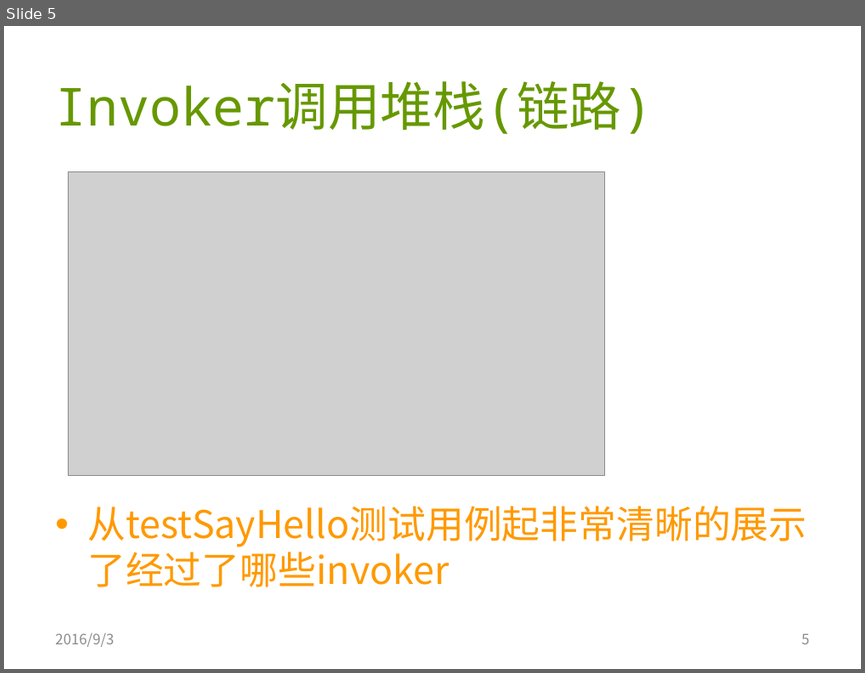
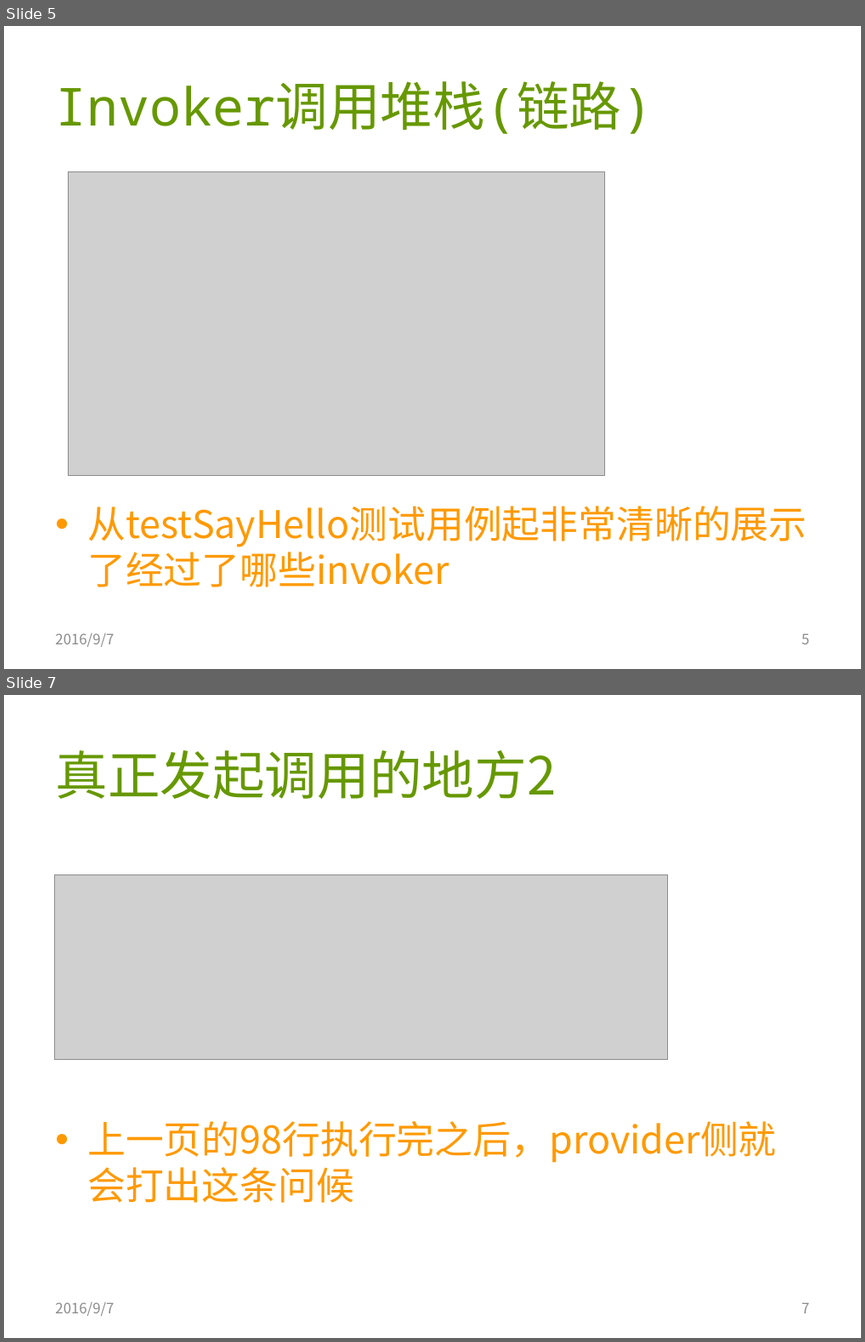
Before and after one commit to AmarRocks/demo, a slide deck: 04.dubbo_demo/document/dubbo源码分析2-refreence bean发起调用.pptx. Shown one above the other, each under a label of ours: slide 5 before the commit, slides 5 and 7 after it; the slides between them are not shown. The pictures are 865x673 and 865x1342 pixels, drawn with LibreOffice and Linux fonts; fonts in the diff are those of the drawing; grey boxes stand for pictures. Boxes give left, top, right and bottom in pixels: in the first picture for what was removed or moved away, otherwise in the second. Text is boxed around its words. In the diff, an @@ line names an element or a change of style, - is before the commit and + after.

Commit message:
dubbo 有返回指定的方法调用过程剖析

```diff
--- a/04.dubbo_demo/document/dubbo源码分析2-refreence bean发起调用.pptx
+++ b/04.dubbo_demo/document/dubbo源码分析2-refreence bean发起调用.pptx
@@ slide 7 added at <box>4,695,861,1338</box>, background #FFFFFF @@
@@ title added at <box>55,750,556,800</box>, 44 pt, text #669800 @@
+真正发起调用的地方2
@@ picture added at <box>54,875,668,1060</box> @@
@@ text added at <box>87,1121,776,1163</box>, 32 pt, text #FF9900 @@
+• 上一页的98行执行完之后，provider侧就会打出这条问候
@@ text added at <box>55,1302,114,1315</box>, 12 pt, text #8C8C8C @@
+2016/9/7
@@ page number added at <box>801,1303,809,1313</box>, 12 pt, text #8C8C8C @@
+7
@@ slide 5 changed as well @@
@@ text at <box>55,633,114,646</box>: text changed @@
-2016/9/3
+2016/9/7
```
Also in this commit, not shown: 7 other slides changed, 8 other slides added, 19 other files.
